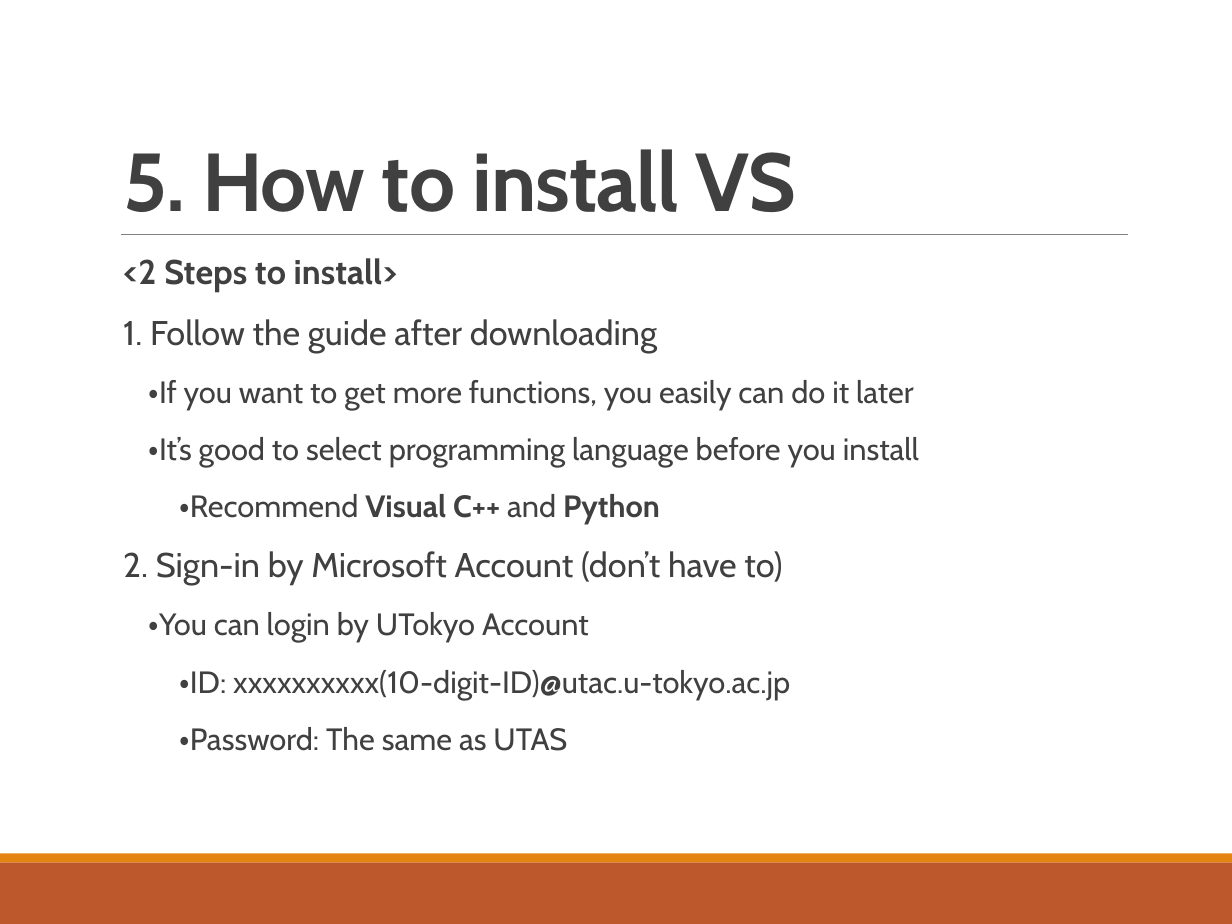
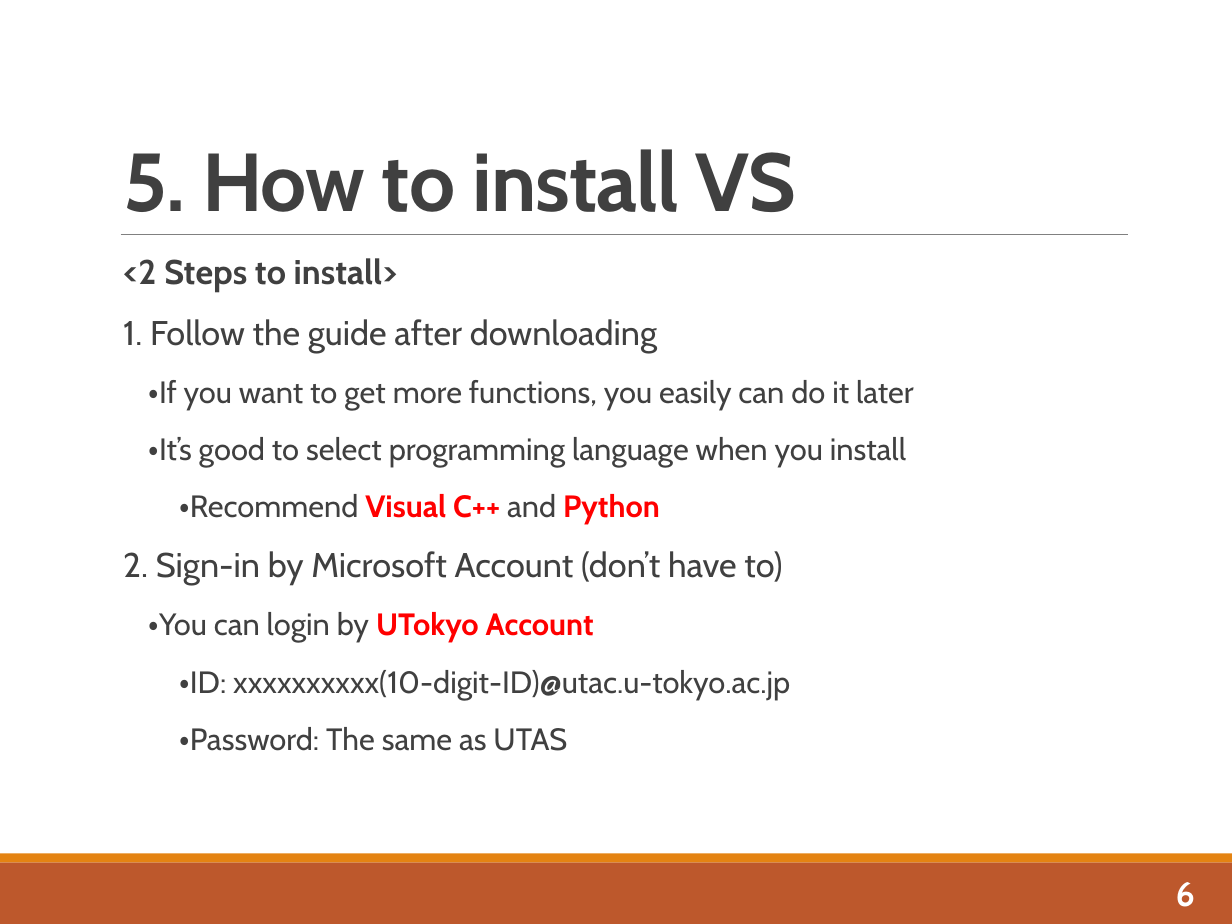
Before and after one commit to whcitizen/citizen-_task, a slide deck: slide 8 of 02_working/07_IDE/02_スライド/IDE&VS_20180508.pptx. Drawn at 1232x924 pixels with LibreOffice and Linux fonts; fonts in the diff are those of the drawing. Boxes give left, top, right and bottom in pixels: in the first picture for what was removed or moved away, otherwise in the second. Text is boxed around its words. In the diff, an @@ line names an element or a change of style, - is before the commit and + after.

```diff
--- a/02_working/07_IDE/02_スライド/IDE&VS_20180508.pptx
+++ b/02_working/07_IDE/02_スライド/IDE&VS_20180508.pptx
@@ text at (149, 437, 906, 467): text changed @@
-・It’s good to select programming language before you install
+・It’s good to select programming language when you install
@@ text at (149, 494, 660, 642): text colour #404040 to #FF0000 in "Visual C++ Python", "UTokyo Account"; bold on in "UTokyo Account" @@
@@ text added at (1176, 882, 1195, 907), 20 pt, text #FFFFFF, bold @@
+6
```
Also in this commit, not shown: 10 other slides changed, 1 slide added, 1 slide removed.
